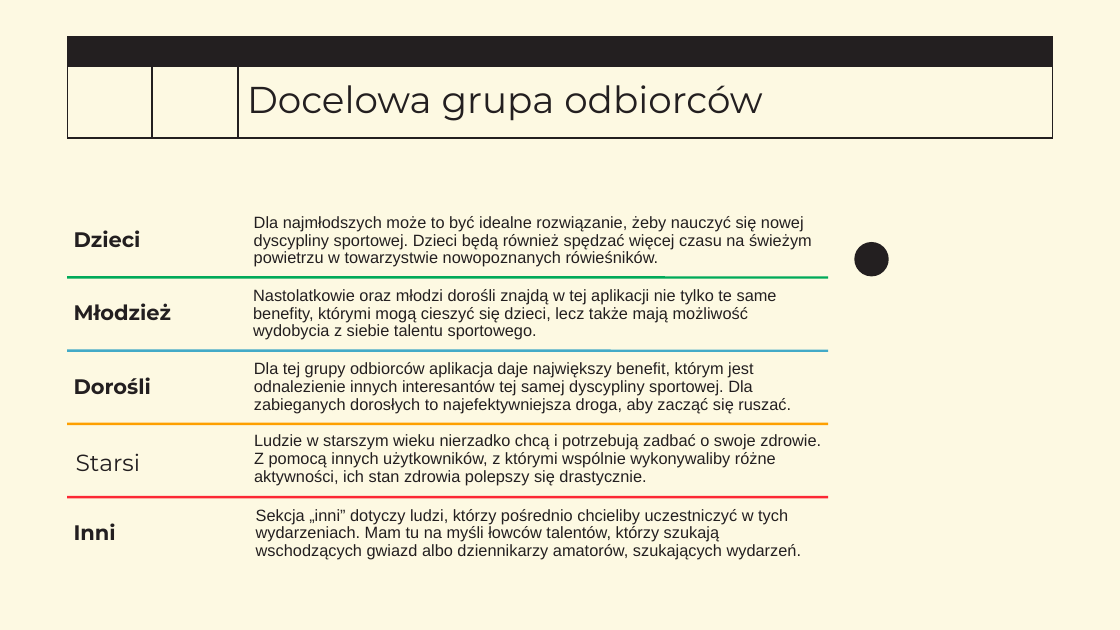
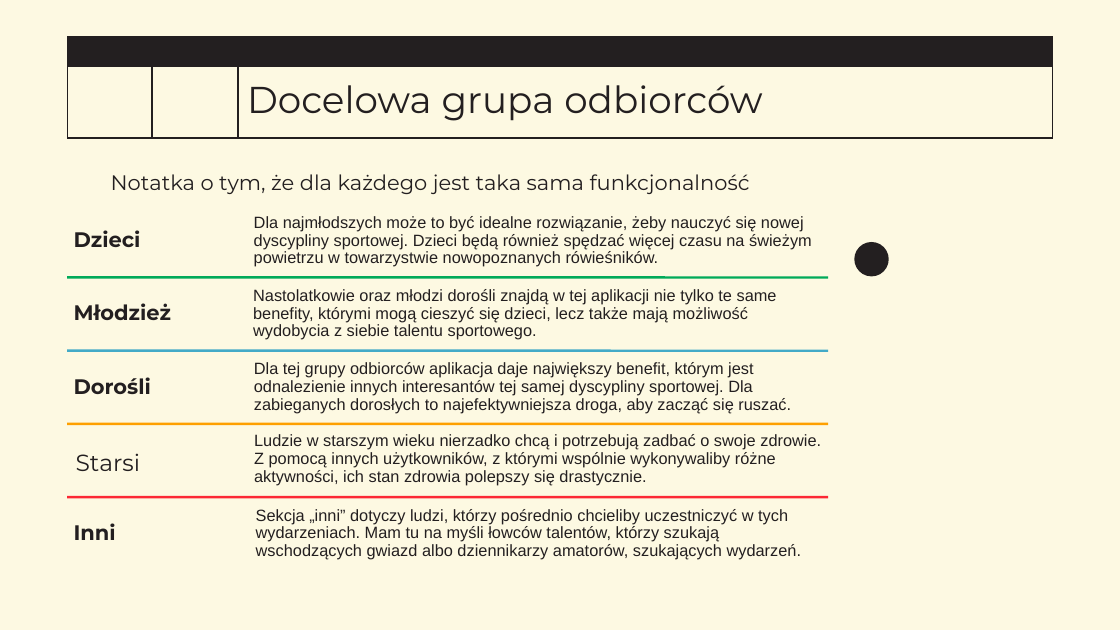
Before and after one commit to mkalejta/wspolczesne_zastosowania_informatyki, a slide deck: slide 5 of Aplikacja Sports Joiner.pptx. Drawn at 1120x630 pixels with LibreOffice and Linux fonts; fonts in the diff are those of the drawing; background and template pictures are left out. Boxes give left, top, right and bottom in pixels: in the first picture for what was removed or moved away, otherwise in the second. Text is boxed around its words. In the diff, an @@ line names an element or a change of style, - is before the commit and + after.

```diff
--- a/Aplikacja Sports Joiner.pptx
+++ b/Aplikacja Sports Joiner.pptx
@@ text added at (111, 174, 750, 194), 18 pt, text #231F20 @@
+Notatka o tym, że dla każdego jest taka sama funkcjonalność
```
Also in this commit, not shown: 2 slides added, 1 slide removed.
